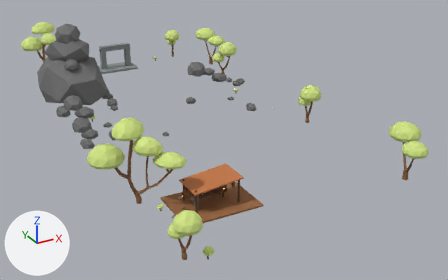
One commit to the Blender file RedFortress2/MultiPassRendering/res/model/base/base_decor.blend: the scene before it, then after it.
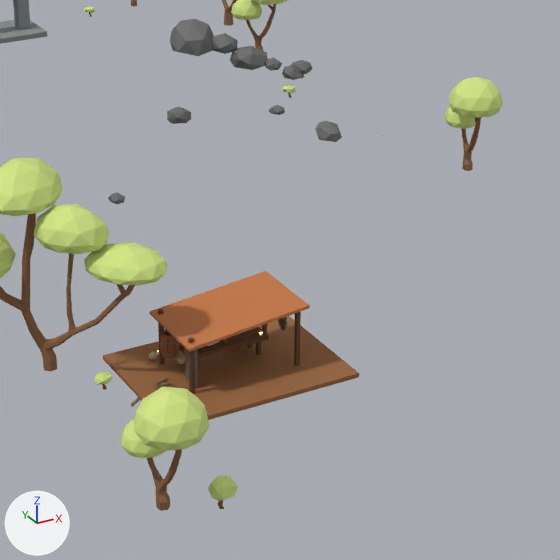
Each version is shown whole from a camera (50 mm lens) standing at (-31.0, -66.2, 29.5) and looking at (3.1, -4.2, -1.5), then close up on the part from 27% to 77% of the width and 19% to 100% of the height. The axes (+X, +Y, +Z) are drawn at lower left. The lights are the same throughout. The first two pictures are the older version.

Names of what the first close-up shows: 'ClimbRockHillEastE_0', 'PortalStep', 'TreeHillEastA_0', 'TreeMidEast_0', 'TreeSouthWest_0', 'TreeWorkshop_0', 'WorkshopBarrelA_0', 'WorkshopBenchTop', 'WorkshopCanopy', 'WorkshopDeck' and 25 more.
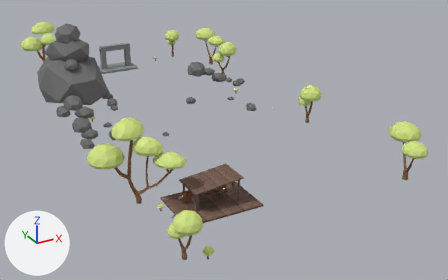
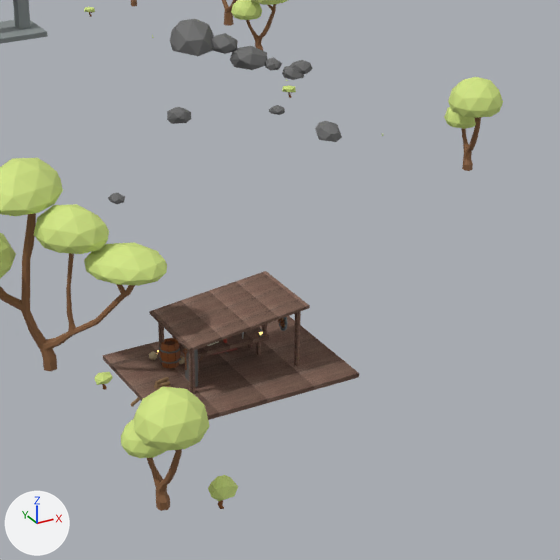
The change, as a diff of the scene's bpy script:
```diff
--- a/RedFortress2/MultiPassRendering/res/model/base/base_decor.blend.py
+++ b/RedFortress2/MultiPassRendering/res/model/base/base_decor.blend.py
@@ img_wood_png @@
+img_wood_png = load_image('wood.png', '../wood.png', 1024, 1024, 'sRGB')
@@ mat_hubcanopyclothwood @@
+mat_hubcanopyclothwood = principled_material('HubCanopyClothWood')
+mat_hubcanopyclothwood.texture = img_wood_png
+mat_hubcanopyclothwood.roughness = 1.0
@@ mat_hubworkshopwood @@
+mat_hubworkshopwood = principled_material('HubWorkshopWood')
+mat_hubworkshopwood.texture = img_wood_png
+mat_hubworkshopwood.roughness = 1.0
@@ me_cube_016 @@
 me_cube_016.from_pydata(...)  # 8 vertices, 6 faces; spans x -4.0..4.0, y -3.0..3.0, z -0.09..0.09
-me_cube_016.materials.append(mat_hubwood)  # brown #97653c
+me_cube_016.materials.append(mat_hubworkshopwood)  # picture img_wood_png
@@ me_cube_026 @@
 me_cube_026.from_pydata(...)  # 8 vertices, 6 faces; spans x -2.55..2.55, y -1.7..1.7, z -0.06..0.06
-me_cube_026.materials.append(mat_hubcanopycloth)  # orange #c47642
+me_cube_026.materials.append(mat_hubcanopyclothwood)  # picture img_wood_png
@@ ob_workshopbarrela_0 @@
 ob_workshopbarrela_0 = bpy.data.objects.new('WorkshopBarrelA_0', me_cylinder_022)
-ob_workshopbarrela_0.location = (-9.0, -18.9, 0.78)
+ob_workshopbarrela_0.location = (-9.0, -18.9, 0.37)
 ob_workshopbarrela_0.rotation_euler = (0.0, 0.0, 0.175)  # degrees (0, 0, 10)
```

Pixel boxes (x1, y1, x2, y2) of what changed, in the close-ups (560 x 560 px):
'WorkshopDeck', recoloured
    both: (103, 316, 359, 420)
'WorkshopCanopy', recoloured (orange to brown)
    both: (149, 271, 310, 352)
'WorkshopBarrelA_0', moved
    before: (159, 329, 180, 359)
    after: (159, 338, 181, 368)
